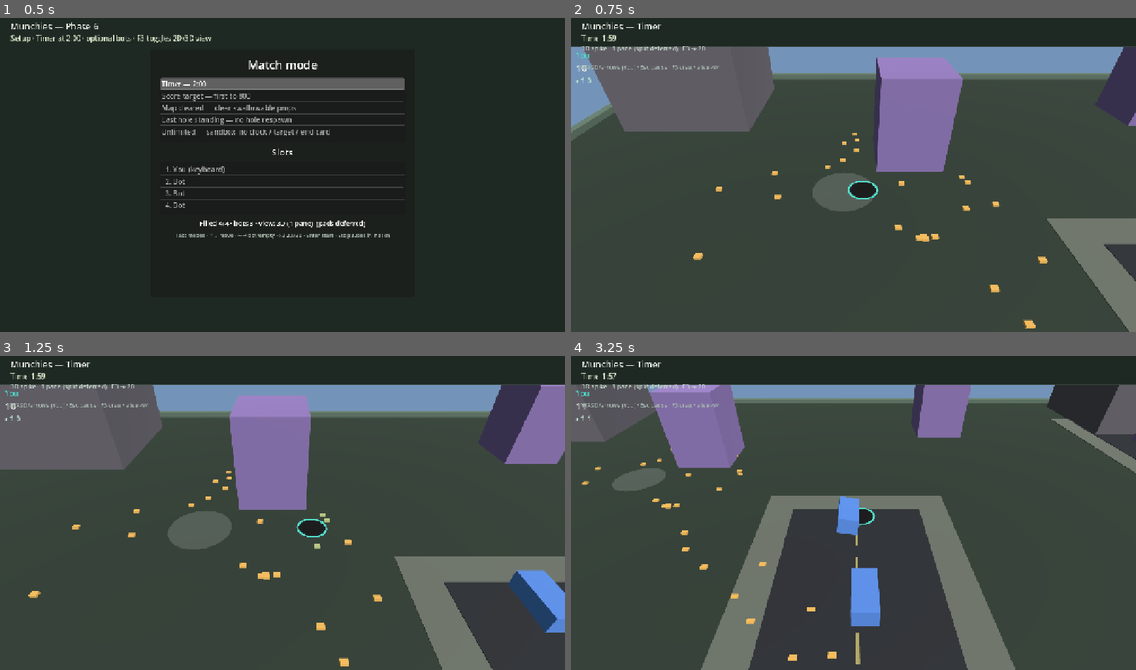
Above: before the commit, frames 1-4 (two rows, left to right).
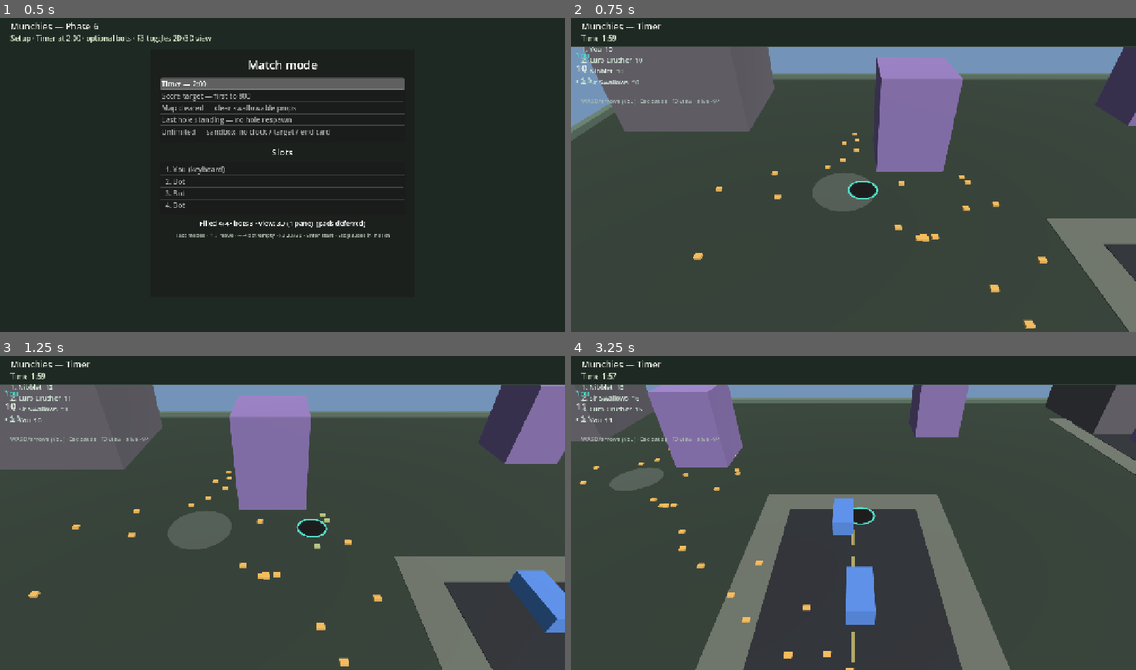
Above: after the commit, the same moments.

Repository: yelsayd/munchies
Game: Godot game, scene res://scenes/main.tscn
Two runs of this game, one before a commit and one after it. Both use one fixed random seed, a clock stepped at 60 frames per second and the inputs below.
Inputs:
- Up to frame 1 (0.5 s): no input
- Up to frame 2 (0.75 s): tap Enter (confirm) at 0.5, 0.6 s; hold D (move_right) from 0.53 s (still down)
- Up to frame 3 (1.25 s): keep holding D (move_right)
- Up to frame 4 (3.25 s): release D (move_right) at 1.28 s; hold S (move_down) 1.28-2.03 s; tap Tab at 1.35, 2.85 s; hold D (move_right) 2.03-2.78 s; tap Enter (confirm) at 2.1 s; hold W (move_up) from 2.78 s (still down)

Frame 1 is identical in both runs. In frame 2, 0.6% of the frame differs, in the area x 1-27%, y 8-28%; in frame 3, 0.6%; in frame 4, 4.6%, in the area x 1-100%, y 8-100%.

Commit message:
Multiplayer leaderboard, gentler big-hole speed, grow-only rim flash.
Bots get unique funny names; shared HUD becomes a ranked board when more
than one hole is active. Soften radius slowdown with a 0.55 exponent and
higher floor. Pulse the rim only after meaningful radius growth, with a
short bloom instead of flashing on every swallow.

Co-authored-by: Yasser Elsayed <yelsayd@users.noreply.github.com>

Diff:
--- a/scenes/main.tscn
+++ b/scenes/main.tscn
@@ -68,8 +68,8 @@
 
 [node name="Score" type="Label" parent="HUD/Margin/VBox"]
 layout_mode = 2
-theme_override_colors/font_color = Color(0.75, 0.82, 0.78, 1)
-theme_override_font_sizes/font_size = 14
+theme_override_colors/font_color = Color(0.82, 0.90, 0.84, 1)
+theme_override_font_sizes/font_size = 15
 text = ""
 
 [node name="Radius" type="Label" parent="HUD/Margin/VBox"]
--- a/scripts/capture_map.gd
+++ b/scripts/capture_map.gd
@@ -13,8 +13,8 @@
 extends Node
 var sim
 var swallow_tweens: Array = []
-var swallow_flash: float = 0.0
-var swallow_flash_hole: int = -1
+var grow_flash: float = 0.0
+var grow_flash_hole: int = -1
 """
 	host_script.reload()
 	var host := Node.new()
--- a/scripts/capture_map_3d.gd
+++ b/scripts/capture_map_3d.gd
@@ -13,8 +13,8 @@
 extends Node
 var sim
 var swallow_tweens: Array = []
-var swallow_flash: float = 0.0
-var swallow_flash_hole: int = -1
+var grow_flash: float = 0.0
+var grow_flash_hole: int = -1
 """
 	host_script.reload()
 	var host := Node.new()
--- a/scripts/main.gd
+++ b/scripts/main.gd
@@ -9,6 +9,9 @@
 const CAMERA_SETTLE := 0.2
 const HOLE_SCREEN_FRACTION := 0.20 ## diameter vs shorter pane side
 const SWALLOW_TWEEN_SEC := 0.38
+## Rim pulse only after the hole grows by this much (not every swallow nibble).
+const GROW_FLASH_STEP := 0.12
+const GROW_FLASH_SEC := 0.34
 ## How far (meters) a swallowed prop falls straight down (no pull toward hole center).
 const SWALLOW_DROP_M := 5.5
 const PANE_GAP := 3.0
@@ -57,8 +60,11 @@
 
 ## Presentation-only swallow ghosts: {x,y,radius,tier,scale,age,target_x,target_y,hole_id}
 var swallow_tweens: Array = []
-var swallow_flash: float = 0.0
-var swallow_flash_hole: int = -1
+## Rim grow flash (seconds remaining) — not tied to every swallow.
+var grow_flash: float = 0.0
+var grow_flash_hole: int = -1
+## Last radius that triggered a grow flash, per hole id.
+var _last_grow_radius: Dictionary = {}
 
 ## Per-pane camera / overlay state.
 ## 2D: {hole_id, camera, cam_pos, cam_zoom, score_label, radius_label, viewport, frame}
@@ -241,7 +247,12 @@
 	sim = MunchiesSim.new()
 	sim.setup_match(cfg, 42)
 	swallow_tweens.clear()
-	swallow_flash = 0.0
+	grow_flash = 0.0
+	grow_flash_hole = -1
+	_last_grow_radius.clear()
+	for h_v in sim.holes:
+		var h: Dictionary = h_v
+		_last_grow_radius[int(h["id"])] = float(h["radius"])
 	_paused = false
 	_screen = Screen.PLAYING
 	setup_panel.visible = false
@@ -356,6 +367,7 @@
 		var inputs := _collect_inputs()
 		var events: Array = sim.step(inputs, dt)
 		_handle_events(events)
+		_check_grow_flash()
 		if sim.match_over and sim.config != null and sim.config.has_end_card():
 			_show_end_card()
 
@@ -419,8 +431,7 @@
 				"tip_dx": float(ev.get("tip_dx", 1.0)),
 				"tip_dy": float(ev.get("tip_dy", 0.0)),
 			})
-			swallow_flash = 0.18
-			swallow_flash_hole = hid
+			# Rim flash is grow-only — swallow still gets an audio blip.
 			if blip_player.stream != null:
 				blip_player.pitch_scale = 1.0 + 0.04 * float(ev.get("tier", 0))
 				blip_player.play()
@@ -430,9 +441,25 @@
 				blip_player.play()
 
 
+func _check_grow_flash() -> void:
+	## Pulse the rim when radius crosses the next grow step (not every nibble).
+	for hole_v in sim.holes:
+		var hole: Dictionary = hole_v
+		var hid: int = int(hole["id"])
+		var r: float = float(hole["radius"])
+		if not _last_grow_radius.has(hid):
+			_last_grow_radius[hid] = r
+			continue
+		var prev: float = float(_last_grow_radius[hid])
+		if r - prev >= GROW_FLASH_STEP:
+			grow_flash = GROW_FLASH_SEC
+			grow_flash_hole = hid
+			_last_grow_radius[hid] = r
+
+
 func _tick_presentation(dt: float) -> void:
-	if swallow_flash > 0.0:
-		swallow_flash = maxf(0.0, swallow_flash - dt)
+	if grow_flash > 0.0:
+		grow_flash = maxf(0.0, grow_flash - dt)
 
 	var keep: Array = []
 	for tw_v in swallow_tweens:
@@ -831,12 +858,16 @@
 		return
 	title_label.text = "Munchies — %s" % sim.config.label()
 	mode_line.text = _mode_line_text()
-	# Shared band: mode line only. Per-hole score/radius live in each pane.
-	if use_3d_view:
+	if sim.holes.size() > 1:
+		# Multiplayer: shared score band becomes a ranked leaderboard.
+		score_label.text = _leaderboard_text()
+		radius_label.text = ""
+	elif use_3d_view:
 		score_label.text = "3D spike · 1 pane (split deferred) · F3 → 2D"
+		radius_label.text = ""
 	else:
-		score_label.text = "2D split · %s · F3 → 3D" % _pane_layout_label(sim.holes.size())
-	radius_label.text = ""
+		score_label.text = "2D · F3 → 3D"
+		radius_label.text = ""
 	if _paused:
 		hint_label.text = "Paused (all panes) — Esc to resume"
 	elif sim.config.mode == MatchConfig.Mode.UNLIMITED:
@@ -850,6 +881,25 @@
 			if h["alive"]:
 				alive_n += 1
 		hint_label.text = "WASD/arrows (You) · Esc pause · F3 view · alive %d/%d" % [alive_n, sim.holes.size()]
+
+
+func _leaderboard_text() -> String:
+	var ranked: Array = sim.holes.duplicate()
+	ranked.sort_custom(func(a: Dictionary, b: Dictionary) -> bool:
+		return int(a["score"]) > int(b["score"])
+	)
+	var lines := PackedStringArray()
+	for i in ranked.size():
+		var hole: Dictionary = ranked[i]
+		var place: int = i + 1
+		var alive_mark: String = "" if bool(hole["alive"]) else " · out"
+		lines.append("%d. %s  %d%s" % [
+			place,
+			str(hole.get("name", "?")),
+			int(hole["score"]),
+			alive_mark,
+		])
+	return "\n".join(lines)
 
 
 func _mode_line_text() -> String:
--- a/scripts/world_view.gd
+++ b/scripts/world_view.gd
@@ -121,9 +121,21 @@
 			ring
 		)
 
-		if host.swallow_flash > 0.0 and int(hole["id"]) == int(host.swallow_flash_hole):
-			var flash_a: float = clampf(host.swallow_flash / 0.18, 0.0, 1.0)
-			draw_arc(hpos, hr + 4.0, 0.0, TAU, 64, Color(1, 1, 1, flash_a), 3.5, true)
+		if host.grow_flash > 0.0 and int(hole["id"]) == int(host.grow_flash_hole):
+			var flash_a: float = clampf(host.grow_flash / 0.34, 0.0, 1.0)
+			# Expanding grow pulse — bright rim + outer ring that blooms outward.
+			var bloom: float = 1.0 - flash_a
+			draw_arc(
+				hpos,
+				hr + 2.0 + bloom * 10.0,
+				0.0,
+				TAU,
+				64,
+				Color(1.0, 0.95, 0.7, flash_a * 0.9),
+				3.0 + flash_a * 2.0,
+				true
+			)
+			draw_arc(hpos, hr + 1.0, 0.0, TAU, 64, Color(1, 1, 1, flash_a), 4.5, true)
 
 
 func _draw_ground(half: float) -> void:
--- a/scripts/world_view_3d.gd
+++ b/scripts/world_view_3d.gd
@@ -471,15 +471,24 @@
 	var slot: int = int(hole.get("slot", 0))
 	var ring: Color = MunchiesSim.HOLE_RING_COLORS[clampi(slot, 0, MunchiesSim.HOLE_RING_COLORS.size() - 1)]
 	var rim: MeshInstance3D = root.get_node("Rim") as MeshInstance3D
-	rim.material_override = _mat(ring)
-
 	var flash: MeshInstance3D = root.get_node("Flash") as MeshInstance3D
-	if host != null and host.swallow_flash > 0.0 and int(hole["id"]) == int(host.swallow_flash_hole):
-		var flash_a: float = clampf(host.swallow_flash / 0.18, 0.0, 1.0)
+	var growing: bool = (
+		host != null
+		and host.grow_flash > 0.0
+		and int(hole["id"]) == int(host.grow_flash_hole)
+	)
+	if growing:
+		var flash_a: float = clampf(host.grow_flash / 0.34, 0.0, 1.0)
+		# Brighten the claim rim while grown; white/gold bloom expands then settles.
+		rim.material_override = _mat(ring.lerp(Color(1.0, 0.98, 0.85), flash_a * 0.7))
 		flash.visible = true
-		flash.material_override = _mat(Color(1, 1, 1, flash_a * 0.85), true)
+		var pulse: float = 1.0 + 0.22 * flash_a
+		flash.scale = Vector3(pulse, 1.0, pulse)
+		flash.material_override = _mat(Color(1.0, 0.95, 0.65, flash_a * 0.9), true)
 	else:
+		rim.material_override = _mat(ring)
 		flash.visible = false
+		flash.scale = Vector3.ONE
 
 
 func _make_box(pos: Vector3, size: Vector3, col: Color) -> MeshInstance3D:
--- a/sim/sim.gd
+++ b/sim/sim.gd
@@ -10,8 +10,18 @@
 const SCORE_SCALE := 10.0
 
 const SPEED_BASE := 14.0
-const SPEED_FLOOR := 0.32
+## Gentler than 1/r: pow(start/r, exp). Lower exp → big holes stay faster.
+const SPEED_RADIUS_EXP := 0.55
+const SPEED_FLOOR := 0.45
 const STEER_TAU := 0.15
+
+## Funny names for bot holes (unique per match).
+const FUNNY_BOT_NAMES := [
+	"Chonkus", "Void Goblin", "Pavement Pete", "Snack Hole", "Mr. Munch",
+	"Bitty Abyss", "Gulpina", "The Vacuum", "Lil Sinkhole", "Nom Nom",
+	"Asphalt Annie", "Curb Crusher", "Pothole Paul", "Yum Gap", "Big Sip",
+	"Munchkin", "Holey Moley", "Gulp-o-Tron", "Sir Swallows", "Nibblet",
+]
 
 # You can eat a prop only if it is a bit smaller than you.
 # Gate: prop.radius ≤ hole.radius × 0.95 (not quite equal size).
@@ -105,7 +115,17 @@
 var _pending_prop_spawns: Array = [] ## {tier, at, x, y}
 
 
-static func make_hole(id: int, x: float, y: float, is_bot: bool = false, slot: int = 0) -> Dictionary:
+static func make_hole(
+	id: int,
+	x: float,
+	y: float,
+	is_bot: bool = false,
+	slot: int = 0,
+	hole_name: String = ""
+) -> Dictionary:
+	var nm: String = hole_name
+	if nm.is_empty():
+		nm = ("Bot %d" % (slot + 1)) if is_bot else "You"
 	return {
 		"id": id,
 		"x": x,
@@ -119,7 +139,7 @@
 		"score_changed_tick": 0,
 		"is_bot": is_bot,
 		"slot": slot,
-		"name": ("Bot %d" % (slot + 1)) if is_bot else "You",
+		"name": nm,
 	}
 
 
@@ -191,17 +211,36 @@
 	var kinds: PackedStringArray = cfg.slots
 	if kinds.is_empty():
 		kinds = MatchConfig.default_slots(clampi(cfg.hole_count, 1, 4))
+	var bot_names: PackedStringArray = _shuffled_bot_names()
+	var bot_name_i := 0
 	for slot_i in mini(4, kinds.size()):
 		var kind: String = str(kinds[slot_i])
 		if kind == MatchConfig.SLOT_EMPTY:
 			continue
 		var pad: Vector2 = SPAWN_PADS[slot_i]
 		var is_bot: bool = kind == MatchConfig.SLOT_BOT
-		holes.append(make_hole(_alloc_id(), pad.x, pad.y, is_bot, slot_i))
+		var nm := "You"
+		if is_bot:
+			nm = str(bot_names[bot_name_i % bot_names.size()])
+			bot_name_i += 1
+		holes.append(make_hole(_alloc_id(), pad.x, pad.y, is_bot, slot_i, nm))
 	if holes.is_empty():
 		# Safety: always at least the keyboard hole.
 		var pad0: Vector2 = SPAWN_PADS[0]
-		holes.append(make_hole(_alloc_id(), pad0.x, pad0.y, false, 0))
+		holes.append(make_hole(_alloc_id(), pad0.x, pad0.y, false, 0, "You"))
+
+
+func _shuffled_bot_names() -> PackedStringArray:
+	var names: Array = FUNNY_BOT_NAMES.duplicate()
+	for i in range(names.size() - 1, 0, -1):
+		var j: int = _rng.randi_range(0, i)
+		var tmp: Variant = names[i]
+		names[i] = names[j]
+		names[j] = tmp
+	var out := PackedStringArray()
+	for n in names:
+		out.append(str(n))
+	return out
 
 
 func _layout_phase2_map(world_seed: int) -> void:
@@ -401,10 +440,10 @@
 
 func _steer_hole(hole: Dictionary, input: Vector2, dt: float) -> void:
 	var radius: float = float(hole["radius"])
-	# Bigger hole → slower top speed (start radius / your radius).
-	# At radius 1 you get full SPEED_BASE; at radius 2 you go half as fast.
-	# Never slower than SPEED_FLOOR (0.32×), so huge holes still crawl.
-	var speed: float = SPEED_BASE * clampf(START_RADIUS / radius, SPEED_FLOOR, 1.0)
+	# Bigger hole → slower, but softer than 1/r so large holes stay playable.
+	# Example: r=1 → full speed; r=2 → ~68% (was 50%); floor at SPEED_FLOOR.
+	var speed_scale: float = pow(START_RADIUS / maxf(radius, 0.01), SPEED_RADIUS_EXP)
+	var speed: float = SPEED_BASE * clampf(speed_scale, SPEED_FLOOR, 1.0)
 	var desired := Vector2.ZERO
 	var mag: float = input.length()
 	if mag > 0.0001:
--- a/tests/test_sim.gd
+++ b/tests/test_sim.gd
@@ -120,6 +120,9 @@
 
 	hole["mass"] = 25.0
 	hole["radius"] = 5.0
+	# Reset to center so the faster big-hole crawl does not pin against the wall.
+	hole["x"] = 0.0
+	hole["y"] = 0.0
 	hole["vx"] = 0.0
 	hole["vy"] = 0.0
 	for i in 90:
@@ -346,6 +349,24 @@
 	if not slots_seen.get(0, false) or not slots_seen.get(1, false) or not slots_seen.get(3, false):
 		print("FAIL expected holes on slots 0,1,3")
 		return 1
+	# Bots get unique funny names; human stays "You".
+	var seen_names := {}
+	for h in sim.holes:
+		var nm: String = str(h["name"])
+		if bool(h["is_bot"]):
+			if nm == "You" or nm.begins_with("Bot "):
+				print("FAIL bot should get a funny name, got ", nm)
+				return 1
+			if not MunchiesSim.FUNNY_BOT_NAMES.has(nm):
+				print("FAIL bot name not in FUNNY_BOT_NAMES: ", nm)
+				return 1
+			if seen_names.has(nm):
+				print("FAIL duplicate bot name: ", nm)
+				return 1
+			seen_names[nm] = true
+		elif nm != "You":
+			print("FAIL human hole name should be You, got ", nm)
+			return 1
 	# Solo keyboard still valid (unlimited sandbox).
 	var solo := MatchConfig.for_mode(MatchConfig.Mode.UNLIMITED, 1)
 	if solo.active_hole_count() != 1 or solo.has_end_card():
